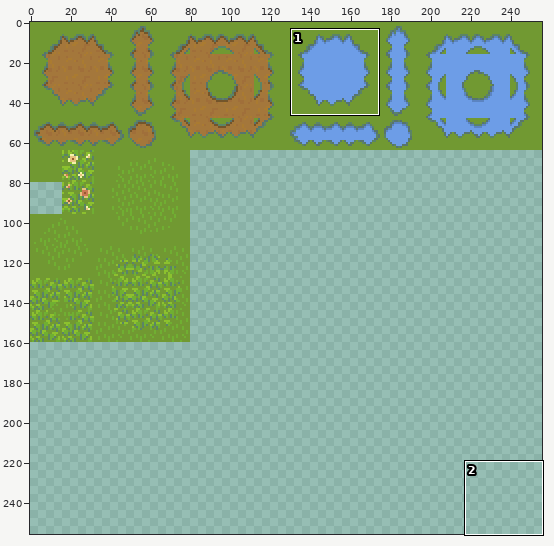
File history of a pixel-art file, art/Tilemap.aseprite. Above, an overview of the earlier version with the close-up marked.
Close-up. Before:
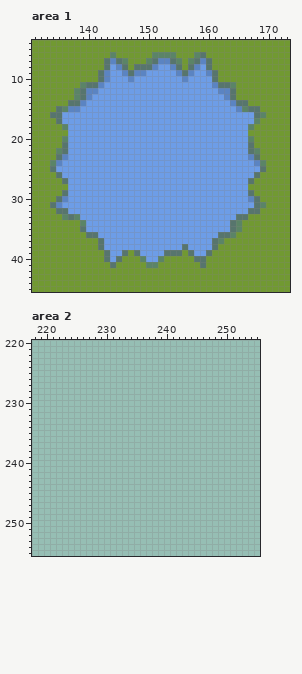
256x256 pixels, 1 frame. Colours within 5 levels of each other are drawn and written as one. Shown: area 1: x 131..173, y 4..45; area 2: x 218..255, y 220..255.
And afterwards:
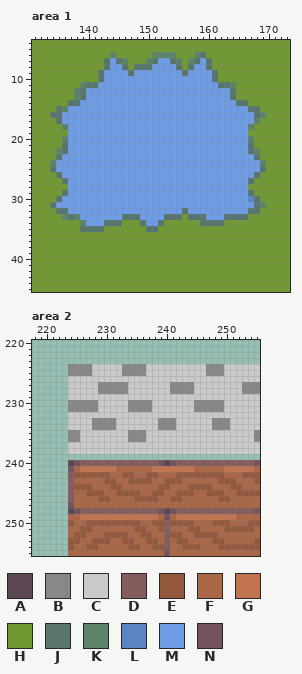
Palette (. is transparent): A #5b4654  B #888888  C #cacacb  D #845c5c  E #94583d  F #ab6646  G #c2744f  H #719932  J #57756d  K #5b8467  L #5b84c2  M #6d9de7  N #73535e
From old to new:
--- area 1, layer "Layer 2"
@@ x 131..173 @@
  6 HHHHHHHHHHHHHKHHHHHHKKKKHHHKJHHHHHHHHHHHHHH
- 7 HHHHHHHHHHHHJLJKHHHKJLLJKHKJLJHHHHHHHHHHHHH
- 8 HHHHHHHHHHHHJMLJHJJJLMMLJHJLMJHHHHHHHHHHHHH
- 9 HHHHHHHHHHHJLMMLJLLMMMMMLJLMMLJHHHHHHHHHHHH
-10 HHHHHHHHHHHJLMMMLMMMMMMMMLMMMMJHHHHHHHHHHHH
-11 HHHHHHHHKJJLMMMMMMMMMMMMMMMMMMLJJKHHHHHHHHH
-12 HHHHHHHKJLLMMMMMMMMMMMMMMMMMMMMLLJHHHHHHHHH
-13 HHHHHHHKJLMMMMMMMMMMMMMMMMMMMMMMLJHHHHHHHHH
-14 HHHHHHJJLMMMMMMMMMMMMMMMMMMMMMMMMLJJHHHHHHH
-15 HHHHJKLLMMMMMMMMMMMMMMMMMMMMMMMMMMLKJJHHHHH
+ 7 HHHHHHHHHHHHJMJKHHHKJMMJKHKJMJHHHHHHHHHHHHH
+ 8 HHHHHHHHHHHHJMMJHJJJMMMMJHJMMJHHHHHHHHHHHHH
+ 9 HHHHHHHHHHHJMMMMJMMMMMMMMJMMMMJHHHHHHHHHHHH
+10 HHHHHHHHHHHJMMMMMMMMMMMMMMMMMMJHHHHHHHHHHHH
+11 HHHHHHHHKJJMMMMMMMMMMMMMMMMMMMMJJKHHHHHHHHH
+12 HHHHHHHKJMMMMMMMMMMMMMMMMMMMMMMMMJHHHHHHHHH
+13 HHHHHHHKJMMMMMMMMMMMMMMMMMMMMMMMMJHHHHHHHHH
+14 HHHHHHJJMMMMMMMMMMMMMMMMMMMMMMMMMMJJHHHHHHH
+15 HHHHJKMMMMMMMMMMMMMMMMMMMMMMMMMMMMMMJJHHHHH
 16 HHHJJMMMMMMMMMMMMMMMMMMMMMMMMMMMMMMMMJKHHHH
@@ x 131..173 @@
 22 HHHHKJMMMMMMMMMMMMMMMMMMMMMMMMMMMMMMJKHHHHH
-23 HHHHJLMMMMMMMMMMMMMMMMMMMMMMMMMMMMMMLJHHHHH
-24 HHHKLMMMMMMMMMMMMMMMMMMMMMMMMMMMMMMMMLKHHHH
+23 HHHHJMMMMMMMMMMMMMMMMMMMMMMMMMMMMMMMMJHHHHH
+24 HHHKMMMMMMMMMMMMMMMMMMMMMMMMMMMMMMMMMMKHHHH
 25 HHHJMMMMMMMMMMMMMMMMMMMMMMMMMMMMMMMMMMJHHHH
@@ x 131..173 @@
 29 HHHHHJMMMMMMMMMMMMMMMMMMMMMMMMMMMMMMJHHHHHH
-30 HHHHJLMMMMMMMMMMMMMMMMMMMMMMMMMMMMMMLJHHHHH
-31 HHHJLMMMMMMMMMMMMMMMMMMMMMMMMMMMMMMMMJKHHHH
-32 HHHHJJMMMMMMMMMMMMMMMMMMMMMMMMMMMMMMJJHHHHH
-33 HHHHHKJKMMMMMMMMMMMMMMMMMMMMMMMMMMJJHHHHHHH
-34 HHHHHHHHKMMMMMMMMMMMMMMMMMMMMMMMMJKHHHHHHHH
-35 HHHHHHHHJMMMMMMMMMMMMMMMMMMMMMMMMJKHHHHHHHH
-36 HHHHHHHHHJJMMMMMMMMMMMMMMMMMMMMJJKHHHHHHHHH
-37 HHHHHHHHHHHJMMMMMMMMMMMMMMMMMMJKHHHHHHHHHHH
-38 HHHHHHHHHHHJMMMMMMMMMMMMMJMMMMJHHHHHHHHHHHH
-39 HHHHHHHHHHHHJMMJHJMMMMJJJHJMMJHHHHHHHHHHHHH
-40 HHHHHHHHHHHHJMJHHHKMMKHHHHHJJHHHHHHHHHHHHHH
-41 HHHHHHHHHHHHHJHHHHHKKHHHHHHHJHHHHHHHHHHHHHH
+30 HHHHJMMMMMMMMMMMMMMMMMMMMMMMMMMMMMMMLJHHHHH
+31 HHHJMMMMMMMMMMMMMMMMMMMMMMMMMMMMMMMMMJKHHHH
+32 HHHHJJMMMMMMMMMMMMMMMMMMMJMMMMMMMMMMJJHHHHH
+33 HHHHHKJKMMMMMMMJJJMMMMJJJHJJJMMMJJJJHHHHHHH
+34 HHHHHHHHKMMMJJJHHHJMMJHHHHHHJJJJHHHHHHHHHHH
+35 HHHHHHHHJJJJHHHHHHHJJHHHHHHHHHHHHHHHHHHHHHH
+36 HHHHHHHHHHHHHHHHHHHHHHHHHHHHHHHHHHHHHHHHHHH
+37 HHHHHHHHHHHHHHHHHHHHHHHHHHHHHHHHHHHHHHHHHHH
+38 HHHHHHHHHHHHHHHHHHHHHHHHHHHHHHHHHHHHHHHHHHH
+39 HHHHHHHHHHHHHHHHHHHHHHHHHHHHHHHHHHHHHHHHHHH
+40 HHHHHHHHHHHHHHHHHHHHHHHHHHHHHHHHHHHHHHHHHHH
+41 HHHHHHHHHHHHHHHHHHHHHHHHHHHHHHHHHHHHHHHHHHH
 42 HHHHHHHHHHHHHHHHHHHHHHHHHHHHHHHHHHHHHHHHHHH
--- area 2, layer "Layer 1"
@@ x 218..255 @@
 223 ......................................
-224 ......................................
-225 ......................................
-226 ......................................
-227 ......................................
-228 ......................................
-229 ......................................
-230 ......................................
-231 ......................................
-232 ......................................
-233 ......................................
-234 ......................................
-235 ......................................
-236 ......................................
-237 ......................................
-238 ......................................
+224 ......BBBBCCCCCBBBBCCCCCCCCCCBBBCCCCCC
+225 ......BBBBCCCCCBBBBCCCCCCCCCCBBBCCCCCC
+226 ......CCCCCCCCCCCCCCCCCCCCCCCCCCCCCCCC
+227 ......CCCCCBBBBBCCCCCCCBBBBCCCCCCCCBBB
+228 ......CCCCCBBBBBCCCCCCCBBBBCCCCCCCCBBB
+229 ......CCCCCCCCCCCCCCCCCCCCCCCCCCCCCCCC
+230 ......BBBBBCCCCCBBBBCCCCCCCBBBBBCCCCCC
+231 ......BBBBBCCCCCBBBBCCCCCCCBBBBBCCCCCC
+232 ......CCCCCCCCCCCCCCCCCCCCCCCCCCCCCCCC
+233 ......CCCCBBBBCCCCCCCBBBCCCCCCBBBCCCCC
+234 ......CCCCBBBBCCCCCCCBBBCCCCCCBBBCCCCC
+235 ......BBCCCCCCCCBBBCCCCCCCCCCCCCCCCCCB
+236 ......BBCCCCCCCCBBBCCCCCCCCCCCCCCCCCCB
+237 ......CCCCCCCCCCCCCCCCCCCCCCCCCCCCCCCC
+238 ......CCCCCCCCCCCCCCCCCCCCCCCCCCCCCCCC
 239 ......................................
-240 ......................................
-241 ......................................
-242 ......................................
-243 ......................................
-244 ......................................
-245 ......................................
-246 ......................................
-247 ......................................
-248 ......................................
-249 ......................................
-250 ......................................
-251 ......................................
-252 ......................................
-253 ......................................
-254 ......................................
-255 ......................................
+240 ......ANDDDDDDDDDDDDDNANDDDDDDDDDDDDDN
+241 ......NFGGGGGGFFFFFFGGGGGGGFFFFFGGGGGF
+242 ......DEEEEEEFFEEFFEEFFFEEEEEEEEFFFEEE
+243 ......DFFFFFEEFFEEEEFFEEEFFFFFFEEEFFFE
+244 ......DEEEFFFEEFFFFFFEEFFFEEEEFFFEEFFF
+245 ......DFFEEEFFEEEEFFEEFFEEEFFEEEFFEEEE
+246 ......DFFFFEEFFFFEEEEFFEEFFFFFFEEFFFFF
+247 ......NFFFFFFFFFFFFFFFFFFFFFFFFFFFFFFF
+248 ......ANDDDDDDDDDDDDDNANDDDDDDDDDDDDDN
+249 ......FFGGGGGGGGGGGGGFNFGGGGGGGGGGFFFF
+250 ......EFFEEEEEEEEEFFEEDEEEEFFFEEEFFFEE
+251 ......FFEEFFFFFFFEEFFEDFFFEEFFFFEEEEEF
+252 ......FEEFFFEEEEFFEEFFDEEFFEEEEFFFFFFF
+253 ......EEFFEEEFFEEFFEEFDFEEFFFFEEFFFFFE
+254 ......EFFEEFFFFFEEFFEEDFFEEEFFFEEEEEEE
+255 ......FFFFFFFFFFFFFFFFNFFFFFFFFFFFFFFF
Where, in picture pixels (left, top, right, bottom), the same in both close-ups:
changed: (68, 58, 248, 112)
changed: (56, 154, 68, 166)
changed: (248, 154, 260, 166)
changed: (56, 196, 68, 208)
changed: (86, 208, 242, 268)
added: (68, 364, 260, 556)
